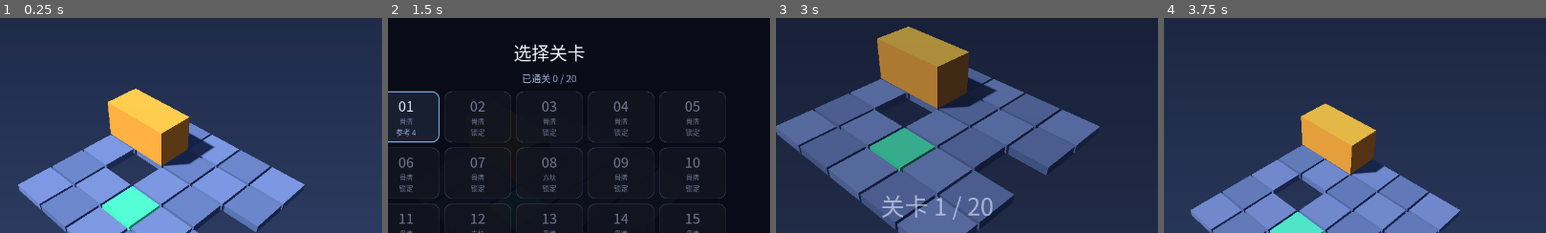
Above: before the commit, frames 1-4 (left to right).
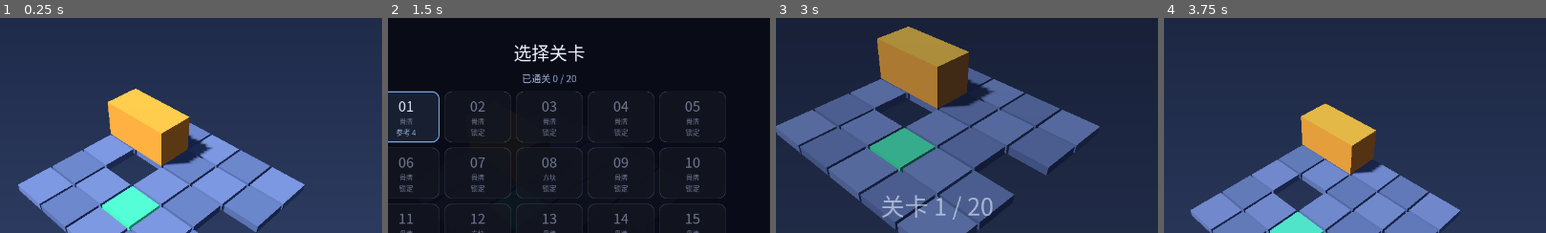
Above: after the commit, the same moments.

Repository: EasyIndie/EasyGodot
Game: Godot game, scene res://scenes/main.tscn
Same seed, same stepped clock (60 frames per second), same inputs: the game is played once before the commit and once after it.
Inputs (mouse positions are % of the whole screen's width and height, from its top left):
- Up to frame 1 (0.25 s): no input
- Up to frame 2 (1.5 s): tap Enter at 0.5 s; move the mouse to (72, 45) at 0.52 s; hold Right 0.53-1.28 s; tap R at 0.6 s; tap Space at 1.25 s; move the mouse to (30, 55) at 1.27 s; hold Down from 1.28 s (still down); tap L at 1.35 s
- Up to frame 3 (3 s): release Down at 2 s; click (31, 29) at 2 s; tap Enter at 2.75 s; move the mouse to (60, 28) at 2.77 s; hold Right from 2.78 s (still down); tap V at 2.85 s
- Up to frame 4 (3.75 s): tap Space at 3.5 s; move the mouse to (45, 70) at 3.52 s; release Right at 3.53 s; hold Up from 3.53 s (still down); tap N at 3.6 s
The pictures show only the part of the screen within x 29-79%, y 6-56%; the shares and areas given below are measured in that part.

The runs differ from the first frame. In frame 1, 0.3% of the frame differs, in the area x 42-57%, y 53-69%; in frame 2, less than 0.1%; in frame 3, 0.2%; in frame 4, less than 0.1%.

Commit message:
Safari 上下文丢失真凶：方向光阴影 4096x4096（1680 万像素，比画面大 10.5 倍）
现场数据（用户反馈的浮层）：
  canvas 绘图缓冲 1752x912 = 1.60M px  <- 我的钳制生效了
  存活时长 9.5s                        <- 不是加载即崩，是跑了一会儿才被回收
  新开 WebGL2 可用，但 renderer/vendor/MAX_RENDERBUFFER_SIZE 全为 null
                                       <- 新上下文一创建就是已丢失状态 = 整个 GPU 进程挂了

排查结论：真正的内存大户不是 canvas，而是我为了「地面阴影」打开的
方向光阴影贴图，Godot 默认 4096x4096 = 1680 万像素，比钳制后的画面大 10.5 倍。

改动：
- project.godot: directional_shadow/size 4096 -> 1024（mobile 512），
  关闭 soft_shadow_filter_quality；positional_shadow/atlas_size 4096 -> 1024
  （本作没有位置光源，但避免默认值被意外分配）。
- 新增 ?lite=1 排障开关（main.gd::lite_mode）：关闭阴影、渐变幕布与逐帧材质更新，
  用于在受限 GPU 上二分定位；上下文丢失浮层会提示该入口。
- 字体守卫改为只扫描字符串字面量：注释永远不会被渲染，不该逼字体包含
  里面的生僻符号（∘、——）。字体 272KB -> 100KB（原 16.4MB，共 165x），
  pck 320KB -> 307KB。测试套件 7 个全绿。

实测复核：字体渲染与阴影视觉效果均正常。

Diff:
--- a/games/puzzle-core/project.godot
+++ b/games/puzzle-core/project.godot
@@ -25,6 +25,18 @@
 
 renderer/rendering_method="gl_compatibility"
 renderer/rendering_method.mobile="gl_compatibility"
-; Web（尤其 Safari）对 WebGL 内存很敏感：显式关掉 MSAA，避免多重采样帧缓冲
+
+; ── Web / 移动端 GPU 预算很紧（Safari 尤其）——以下是实测踩坑后的显式限定 ──
+;
+; 1) 关掉 MSAA：多重采样帧缓冲在受限 GPU 上代价很高
 anti_aliasing/quality/msaa_3d=0
 anti_aliasing/quality/msaa_2d=0
+;
+; 2) 方向光阴影默认 4096×4096 = 1680 万像素，比整个画面（我们钐制在 160 万）还大 10 倍！
+;    这是 GPU 内存被吃穿、上下文被 Safari 回收的直接原因之一。降到 1024（约 100 万像素）。
+lights_and_shadows/directional_shadow/size=1024
+lights_and_shadows/directional_shadow/size.mobile=512
+lights_and_shadows/directional_shadow/soft_shadow_filter_quality=0
+;
+; 3) 本作没有位置光源，但把图集尺寸一并压低，避免默认值被意外分配
+lights_and_shadows/positional_shadow/atlas_size=1024
--- a/games/puzzle-core/scenes/game.gd
+++ b/games/puzzle-core/scenes/game.gd
@@ -42,6 +42,7 @@
 var lost_flag: bool = false
 var animating: bool = false
 var animate: bool = true     # false = 同步（测试用）
+var low_effects: bool = false  # 低端 GPU / 排障：停掉逐帧材质更新
 var move_count: int = 0
 var _tween: Tween = null
 
@@ -351,7 +352,7 @@
 
 func _process(delta: float) -> void:
 	# 目标格「呼吸」发光：既吸引注意，也让画面久看不呆板
-	if goal_tiles.is_empty():
+	if low_effects or goal_tiles.is_empty():
 		return
 	_glow_t += delta
 	var glow: float = 0.35 + 0.25 * sin(_glow_t * 2.0)
--- a/games/puzzle-core/scenes/main.gd
+++ b/games/puzzle-core/scenes/main.gd
@@ -18,6 +18,8 @@
 var _replaying: bool = false
 var replay_label: Label
 var hud_layer: CanvasLayer
+# ?lite=1：低端 GPU / 排障开关——关阴影与渐变幕布、停逐帧材质更新
+var lite_mode: bool = false
 
 # HUD 节点
 var level_label: Label
@@ -39,6 +41,7 @@
 
 
 func _ready() -> void:
+	lite_mode = _query_flag("lite")
 	_setup_camera()
 	_setup_light()
 	_setup_environment()
@@ -49,12 +52,21 @@
 	levels = _scan_levels()
 	_setup_level_select()
 	game = Game.new()
+	game.low_effects = lite_mode
 	game.name = "Game"
 	add_child(game)
 	game.moved.connect(_on_moved)
 	game.won.connect(_on_won)
 	game.fell.connect(_on_fell)
 	_load_level(0, false)
+
+
+func _query_flag(name: String) -> bool:
+	# 读取 URL 查询参数（仅 Web 有效），用于低端 GPU / 排障开关（如 ?lite=1）
+	if not OS.has_feature("web"):
+		return false
+	var q: String = str(JavaScriptBridge.eval("window.location.search", true))
+	return q.contains(name + "=1")
 
 
 func _scan_levels() -> Array:
@@ -441,7 +453,7 @@
 	light.rotation_degrees = Vector3(-52.0, -38.0, 0.0)
 	light.light_energy = LIGHT_ENERGY * 1.15
 	light.light_color = Color(1.0, 0.96, 0.90)  # 略暖，画面不生硬
-	light.shadow_enabled = true                 # 方块在瓦片上投影 → 立体感
+	light.shadow_enabled = not lite_mode  # 方块在瓦片上投影 → 立体感（lite 模式关闭）
 	light.directional_shadow_max_distance = 40.0
 	add_child(light)
 
@@ -463,6 +475,8 @@
 
 func _setup_backdrop() -> void:
 	# 挂在相机前的渐变幕布（充当天空）：比纯色背景自然得多，且全渲染后端可用
+	if lite_mode:
+		return
 	var sh := Shader.new()
 	sh.code = """
 shader_type spatial;
--- a/games/puzzle-core/tests/test_font.gd
+++ b/games/puzzle-core/tests/test_font.gd
@@ -54,6 +54,18 @@
 			into[c] = true
 
 
+# 只取字符串字面量：**注释与标识符永远不会被渲染**，不该逼迫字体去包含
+# 它们里面的生僻符号（例如注释里的 ∘、—— 未必存在于 Noto Sans SC）。
+const STRING_RE := "\"[^\"\n]*\"|'[^'\n]*'"
+
+
+func _collect_strings(text: String, into: Dictionary) -> void:
+	var re := RegEx.new()
+	re.compile(STRING_RE)
+	for m in re.search_all(text):
+		_collect(m.get_string(), into)
+
+
 func _read(path: String) -> String:
 	var f := FileAccess.open(path, FileAccess.READ)
 	if f == null:
@@ -81,10 +93,10 @@
 		var name := dir.get_next()
 		while name != "":
 			if name.ends_with(".gd") or name.ends_with(".tscn"):
-				_collect(_read(d + "/" + name), chars)
+				_collect_strings(_read(d + "/" + name), chars)
 			name = dir.get_next()
 		dir.list_dir_end()
-	_collect(_read("res://project.godot"), chars)
+	_collect_strings(_read("res://project.godot"), chars)
 	# 关卡 JSON 目前无文案，但一旦加上就应被覆盖，故一并扫描
 	var lv_dir := DirAccess.open("res://levels")
 	if lv_dir != null:
Not shown, changed: games/puzzle-core/export_presets.cfg
Binary file changed: games/puzzle-core/fonts/NotoSansSC-Regular.otf
Not shown, changed: workflow/docs/05-generation-and-export.md
Not shown, changed: workflow/docs/07-mvp-status.md
Not shown, changed: workflow/scripts/gf-font-subset.sh
